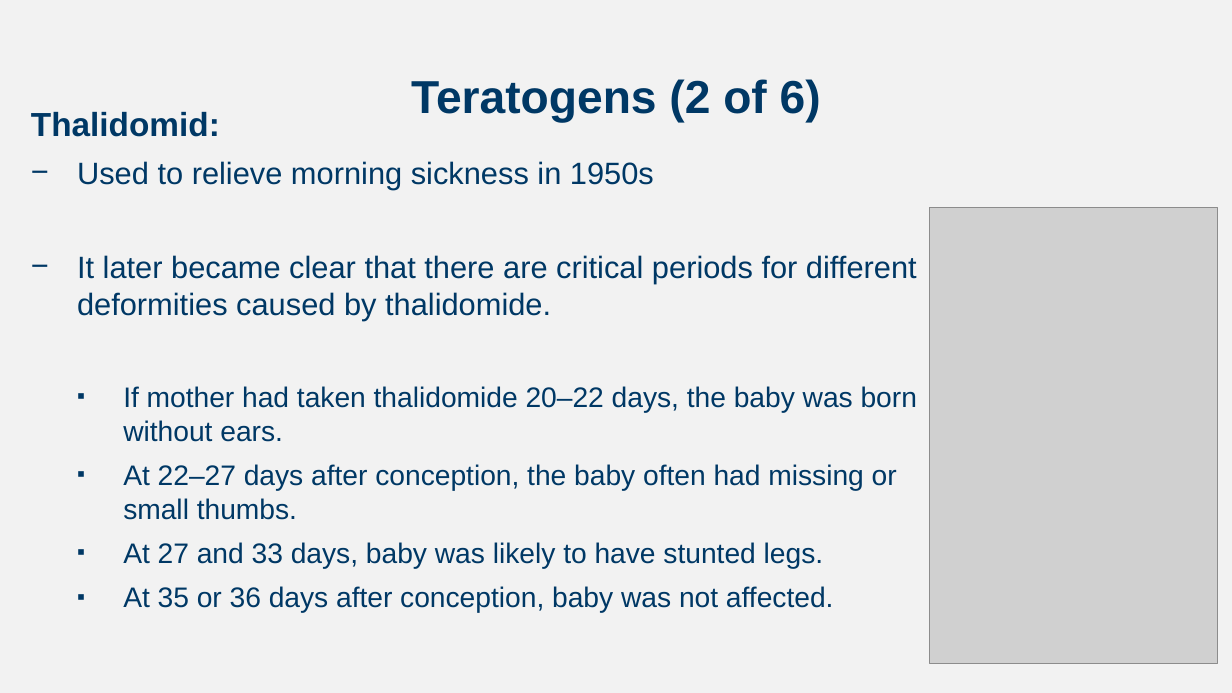
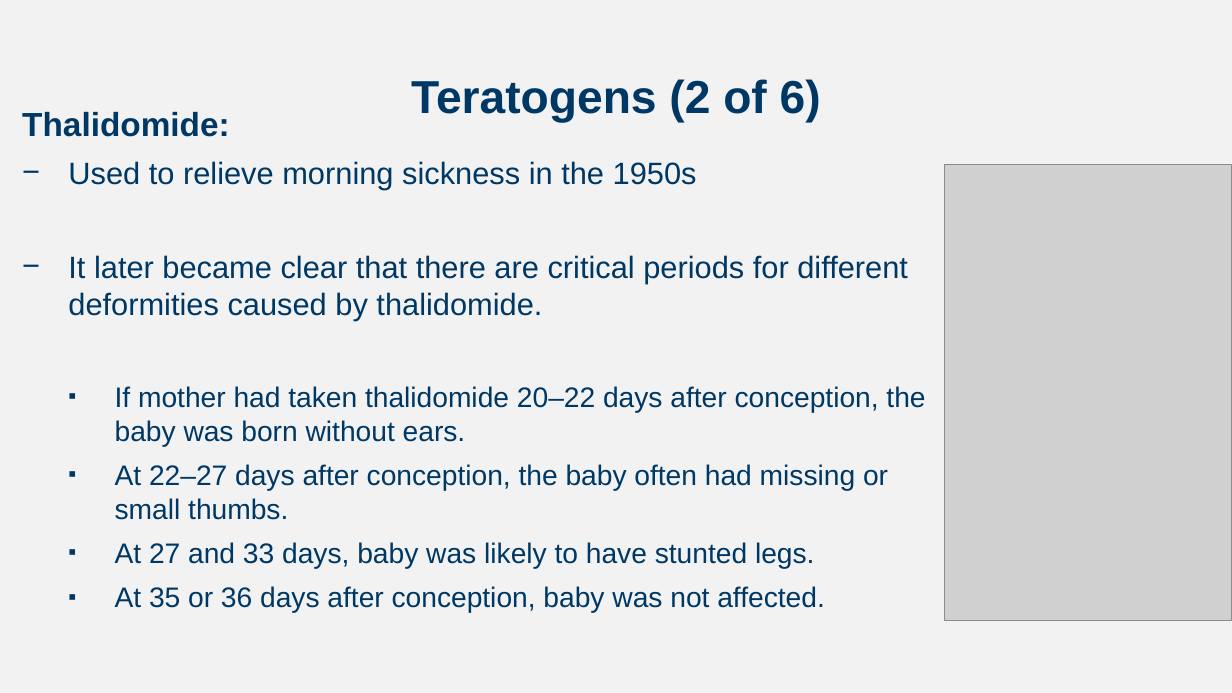
Before and after one commit to npm27/Teaching-Materials, a slide deck: slide 36 of Developmental Fall 23/Slides/Chapter 2.pptx (slide 31 before the commit). Drawn at 1232x693 pixels with LibreOffice and Linux fonts; fonts in the diff are those of the drawing; grey boxes stand for pictures. Boxes give left, top, right and bottom in pixels: in the first picture for what was removed or moved away, otherwise in the second. Text is boxed around its words. In the diff, an @@ line names an element or a change of style, - is before the commit and + after.

```diff
--- a/Developmental Fall 23/Slides/Chapter 2.pptx
+++ b/Developmental Fall 23/Slides/Chapter 2.pptx
@@ text "Thalidomide:": place and size @@
-text "Thalidomide:" at bbox=[31, 111, 917, 613]
+text "Thalidomide:" at bbox=[22, 111, 925, 613]
@@ text at bbox=[22, 111, 697, 189]: text changed @@
-• Thalidomid:
-  − Used to relieve morning sickness in 1950s
+• Thalidomide:
+  − Used to relieve morning sickness in the 1950s
@@ picture: place and size @@
-picture at bbox=[930, 207, 1217, 664]
+picture at bbox=[945, 165, 1232, 621]
@@ text at bbox=[115, 386, 925, 447]: text changed @@
-    ▪ If mother had taken thalidomide 20–22 days, the baby was born without ears.
+    ▪ If mother had taken thalidomide 20–22 days after conception, the baby was born without ears.
```
Also in this commit, not shown: 17 other slides changed, 7 slides added, 1 slide removed, 4 other files.
